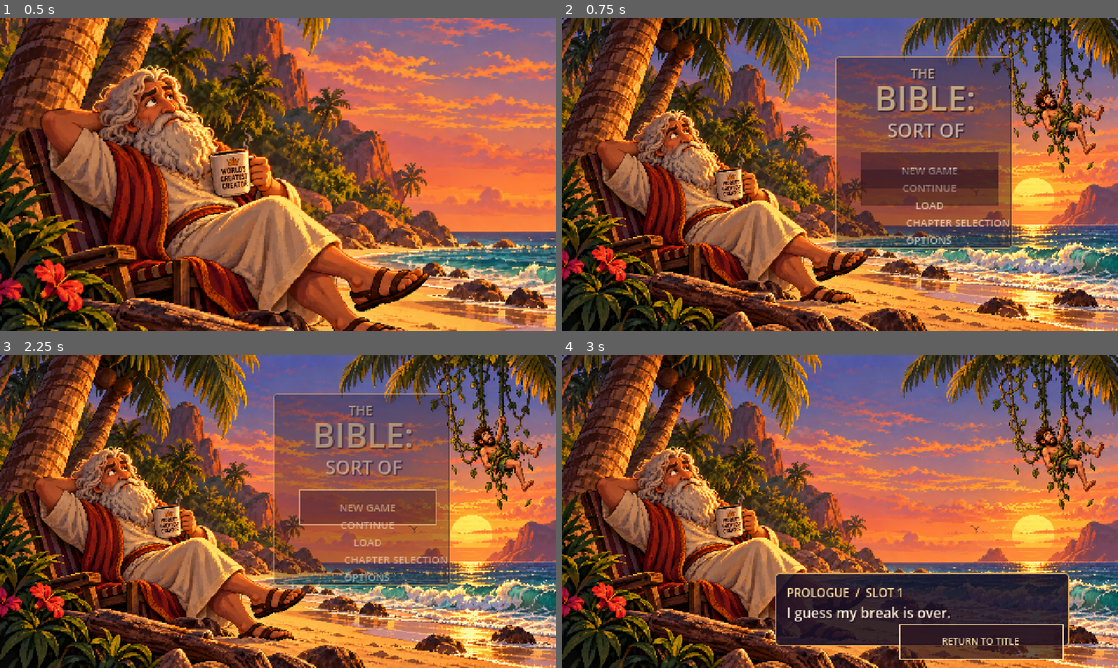
Above: before the commit, frames 1-4 (two rows, left to right).
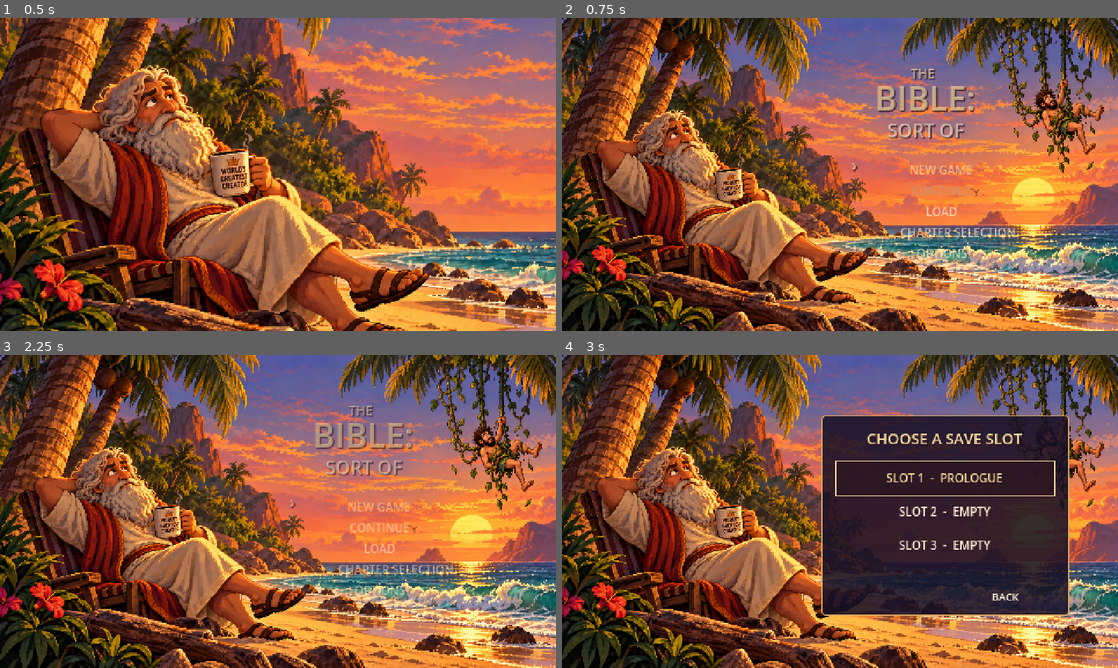
Above: after the commit, the same moments.

Repository: badmrfrosty313/the-bible-sort-of
Game: Godot game, scene res://scenes/title/title_screen.tscn
The game is run twice, just before and just after one commit, with the same random seed, the same clock (stepped at 60 frames per second) and the same inputs.
Inputs (mouse positions are in pixels of both pictures, inside the frame that each line leads up to):
- Up to frame 1 (0.5 s): no input
- Up to frame 2 (0.75 s): tap Enter at 0.5 s; move the mouse to (962, 158) at 0.52 s; click (962, 158) at 0.67 s
- Up to frame 3 (2.25 s): click "SLOT 1 - EMPTY" at 1.25 s; click "RETURN TO TITLE" at 2 s
- Up to frame 4 (3 s): click "NEW GAME" at 2.75 s

Frame 1 is identical in both runs. In frame 2, 18% of the frame differs, in the area x 49-82%, y 12-77%; in frame 3, 18%; in frame 4, 31%, in the area x 38-92%, y 19-98%.

Commit message:
Move God's punchline into a thought bubble and remove title menu panels/focus boxes

Diff:
--- a/scenes/title/title_screen.gd
+++ b/scenes/title/title_screen.gd
@@ -6,6 +6,9 @@
 const GOLD := Color("#FFE2A0")
 const CREAM := Color("#FFF2D7")
 const DARK := Color("#171026DD")
+const BUBBLE_FILL := Color("#FFF5E1")
+const BUBBLE_EDGE := Color("#654632")
+const BUBBLE_INK := Color("#362719")
 
 enum Screen { INTRO, MENU, SLOTS, PROLOGUE, OPTIONS }
 
@@ -15,6 +18,7 @@
 var menu_group: Control
 var panel_group: Control
 var intro_group: Control
+var menu_marker: Label
 var beach_intro
 var beach_plate: Sprite2D
 var continue_button: Button
@@ -57,31 +61,48 @@
 	title_group.size = Vector2(480, 270)
 	title_group.visible = false
 	ui.add_child(title_group)
-	var shade := _panel(title_group, Rect2(236, 33, 153, 166), Color("#1C102099"))
-	shade.mouse_filter = Control.MOUSE_FILTER_IGNORE
+
+	# No tinted card behind the logo or the menu: let the beach illustration show.
 	_label(title_group, "THE", Rect2(252, 37, 120, 15), 11, GOLD)
 	_label(title_group, "BIBLE:", Rect2(248, 49, 132, 39), 29, GOLD)
 	_label(title_group, "SORT OF", Rect2(254, 85, 120, 22), 16, CREAM)
+
 	menu_group = Control.new()
 	menu_group.position = Vector2(258, 116)
-	menu_group.size = Vector2(119, 77)
+	menu_group.size = Vector2(140, 94)
 	title_group.add_child(menu_group)
+
 	var entries := ["NEW GAME", "CONTINUE", "LOAD", "CHAPTER SELECTION", "OPTIONS"]
 	for i in range(entries.size()):
-		var button := _button(menu_group, entries[i], Rect2(0, i * 15, 119, 14), 9)
+		var button := _menu_button(menu_group, entries[i], Rect2(0, i * 18, 140, 17))
 		button.pressed.connect(_on_menu_pressed.bind(entries[i]))
+		button.focus_entered.connect(_move_menu_marker.bind(button))
 		if entries[i] == "CONTINUE":
 			continue_button = button
 
+	# An unobtrusive gold chevron replaces the old focus rectangle.
+	menu_marker = _label(menu_group, "›", Rect2(-11, 0, 11, 17), 14, GOLD)
+	menu_marker.visible = false
+	menu_marker.mouse_filter = Control.MOUSE_FILTER_IGNORE
+
 func _build_intro() -> void:
 	intro_group = Control.new()
-	intro_group.name = "IntroCaption"
+	intro_group.name = "GodThoughtBubble"
 	intro_group.size = Vector2(480, 270)
+	intro_group.mouse_filter = Control.MOUSE_FILTER_IGNORE
 	intro_group.visible = false
 	ui.add_child(intro_group)
-	_panel(intro_group, Rect2(144, 223, 245, 34), DARK)
-	_label(intro_group, "GOD", Rect2(153, 225, 225, 10), 8, GOLD, false)
-	_label(intro_group, "I guess my break is over.", Rect2(153, 235, 225, 16), 11, CREAM, false)
+
+	# God's punchline belongs near his head, not in a bottom-of-screen RPG box.
+	var bubble := _thought_shape(intro_group, Rect2(154, 34, 177, 59))
+	var line := _label(bubble, "I guess my break\\nis over.", Rect2(13, 9, 151, 40), 11, BUBBLE_INK)
+	line.add_theme_color_override("font_shadow_color", Color.TRANSPARENT)
+	line.add_theme_constant_override("shadow_offset_x", 0)
+	line.add_theme_constant_override("shadow_offset_y", 0)
+	line.mouse_filter = Control.MOUSE_FILTER_IGNORE
+	_thought_dot(intro_group, Vector2(150, 92), 13)
+	_thought_dot(intro_group, Vector2(135, 104), 9)
+	_thought_dot(intro_group, Vector2(123, 110), 6)
 
 func _build_panel_group() -> void:
 	panel_group = Control.new()
@@ -242,6 +263,55 @@
 	var error := profile.save("user://profile.cfg")
 	if error != OK:
 		push_error("Unable to remember last save slot: %s" % error)
+
+func _thought_shape(parent: Control, rect: Rect2) -> Panel:
+	var panel := Panel.new()
+	panel.position = rect.position
+	panel.size = rect.size
+	panel.mouse_filter = Control.MOUSE_FILTER_IGNORE
+	var style := StyleBoxFlat.new()
+	style.bg_color = BUBBLE_FILL
+	style.border_color = BUBBLE_EDGE
+	style.set_border_width_all(2)
+	style.set_corner_radius_all(29)
+	panel.add_theme_stylebox_override("panel", style)
+	parent.add_child(panel)
+	return panel
+
+func _thought_dot(parent: Control, center: Vector2, diameter: int) -> void:
+	var dot := Panel.new()
+	dot.position = center - Vector2.ONE * float(diameter) * 0.5
+	dot.size = Vector2.ONE * float(diameter)
+	dot.mouse_filter = Control.MOUSE_FILTER_IGNORE
+	var style := StyleBoxFlat.new()
+	style.bg_color = BUBBLE_FILL
+	style.border_color = BUBBLE_EDGE
+	style.set_border_width_all(1)
+	style.set_corner_radius_all(diameter)
+	dot.add_theme_stylebox_override("panel", style)
+	parent.add_child(dot)
+
+func _menu_button(parent: Control, caption: String, rect: Rect2) -> Button:
+	var button := _button(parent, caption, rect, 10)
+	button.flat = true
+	button.alignment = HORIZONTAL_ALIGNMENT_CENTER
+	button.add_theme_color_override("font_pressed_color", GOLD)
+	button.add_theme_color_override("font_hover_color", GOLD)
+	button.add_theme_color_override("font_focus_color", GOLD)
+	button.add_theme_color_override("font_color", CREAM)
+	button.add_theme_color_override("font_disabled_color", Color("#A8A098"))
+	# Explicit transparent styles remove ALL default button and keyboard-focus
+	# rectangles while retaining clickable / keyboard-accessible hit targets.
+	for state in ["normal", "hover", "pressed", "focus", "disabled"]:
+		var style := StyleBoxEmpty.new()
+		button.add_theme_stylebox_override(state, style)
+	return button
+
+func _move_menu_marker(button: Button) -> void:
+	if menu_marker == null:
+		return
+	menu_marker.position = Vector2(-11, button.position.y)
+	menu_marker.visible = true
 
 func _panel(parent: Control, rect: Rect2, color: Color) -> Panel:
 	var panel := Panel.new()
